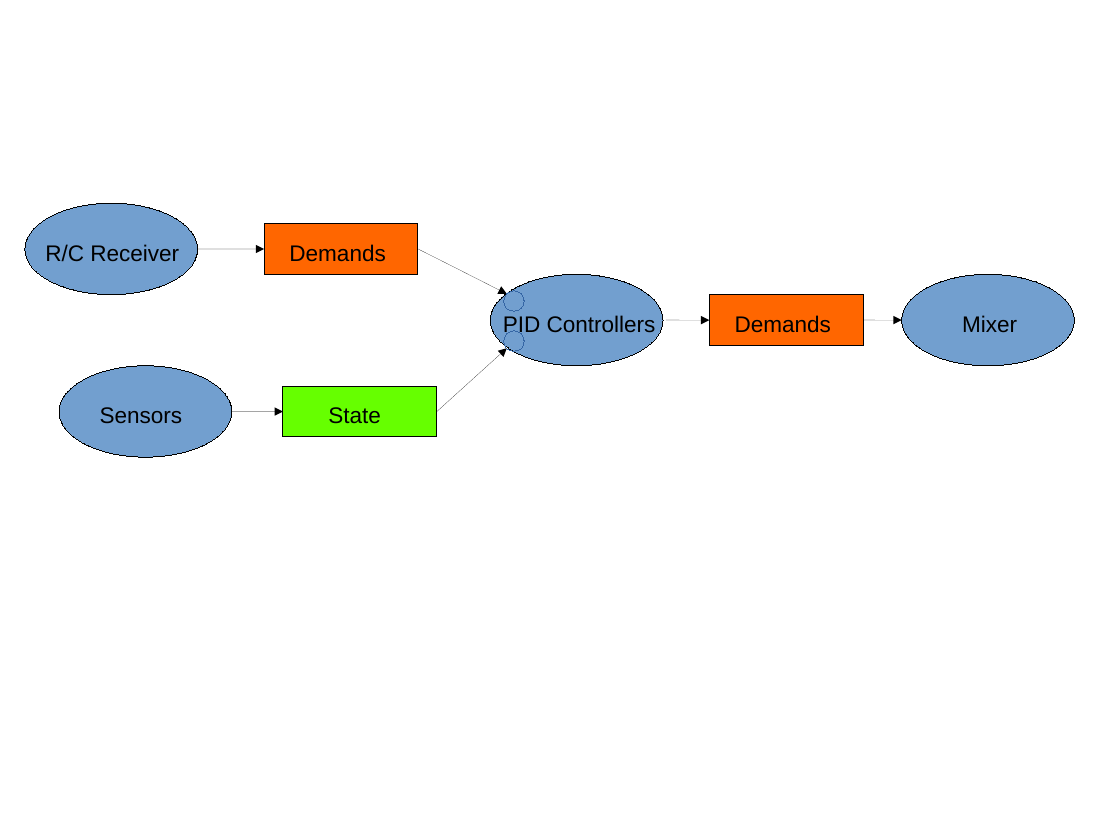
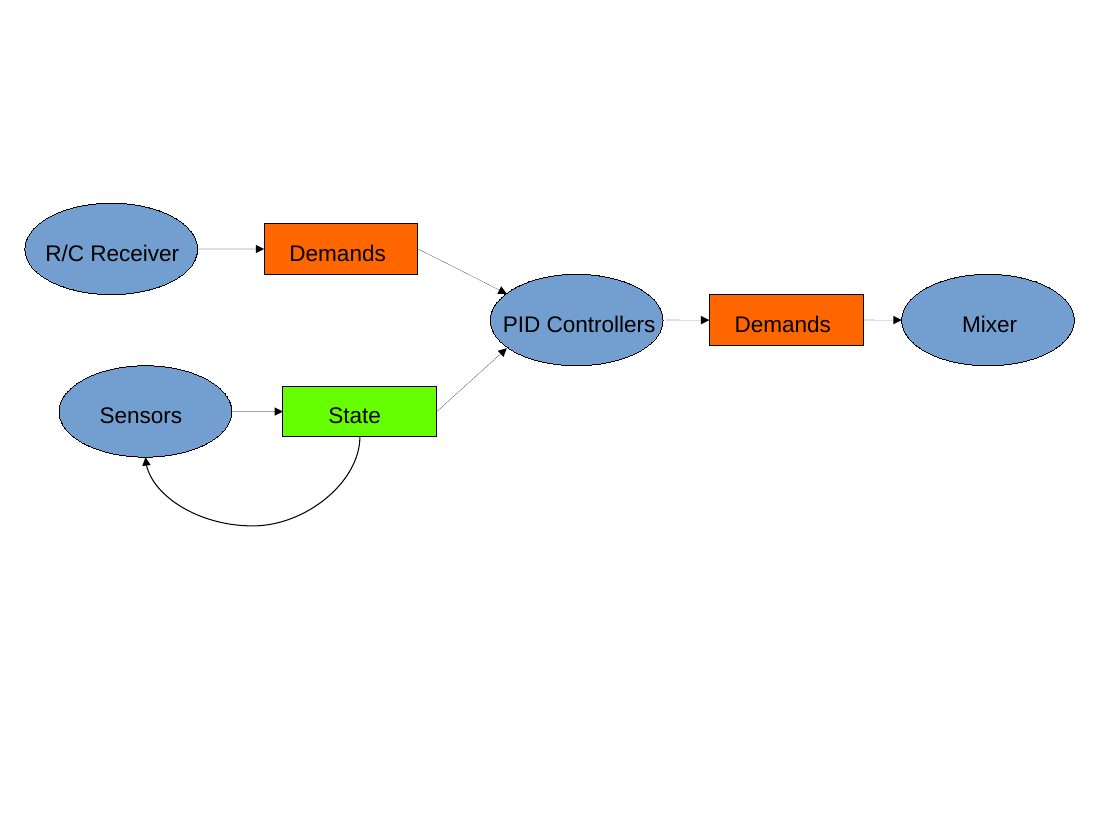
Before and after one commit to simondlevy/Hackflight, a slide deck: slide 1 of extras/media/dataflow.pptx. Drawn at 1120x840 pixels with LibreOffice and Linux fonts; fonts in the diff are those of the drawing. Boxes give left, top, right and bottom in pixels: in the first picture for what was removed or moved away, otherwise in the second. Text is boxed around its words. In the diff, an @@ line names an element or a change of style, - is before the commit and + after.

```diff
--- a/extras/media/dataflow.pptx
+++ b/extras/media/dataflow.pptx
@@ ellipse removed at (504, 291, 524, 311) @@
@@ ellipse removed at (504, 331, 524, 352) @@
@@ curved arrow added from (360, 437) to (145, 457), #000000 0.75 pt @@
```
Also in this commit, not shown: 4 other files.
